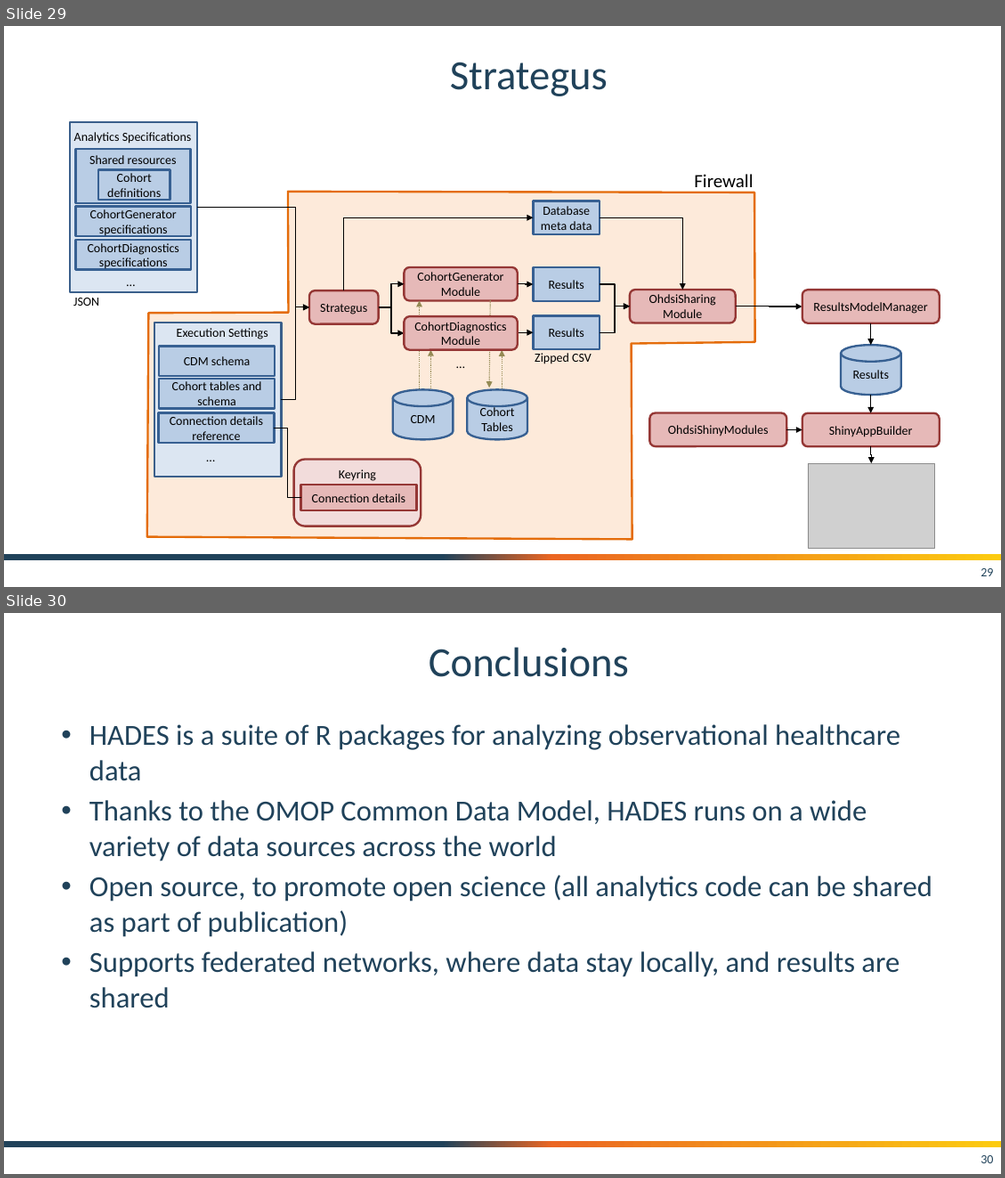
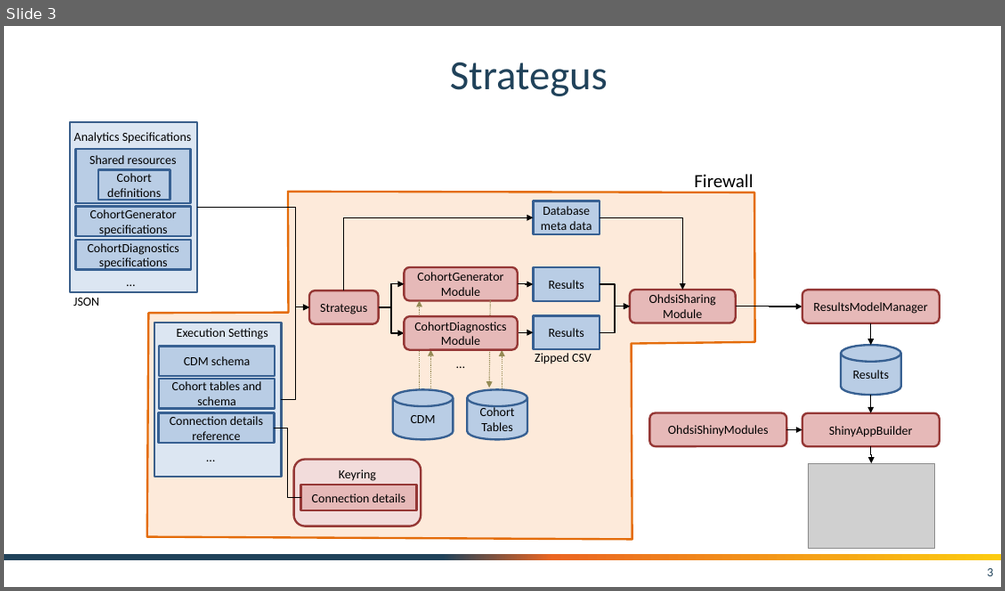
Before and after one commit to OHDSI/Tutorial-Hades, a slide deck: slides/Strategus.pptx. Shown one above the other, each under a label of ours: slides 29 and 30 before the commit, slide 3 after it. The pictures are 1005x1178 and 1005x591 pixels, drawn with LibreOffice and Linux fonts; fonts in the diff are those of the drawing; grey boxes stand for pictures; background and template pictures are left out. Boxes give left, top, right and bottom in pixels: in the first picture for what was removed or moved away, otherwise in the second. Text is boxed around its words. In the diff, an @@ line names an element or a change of style, - is before the commit and + after.

```diff
--- a/slides/Strategus.pptx
+++ b/slides/Strategus.pptx
@@ slide 30 removed at [4, 613, 1001, 1174], background #FFFFFF; not listed: 1 template element that a slide beside it also shows @@
@@ title removed at [429, 647, 629, 677] @@
-Conclusions
@@ text removed at [89, 724, 932, 1008] @@
-• HADES is a suite of R packages for analyzing observational healthcare data
-• Thanks to the OMOP Common Data Model, HADES runs on a wide variety of data sources across the world
-• Open source, to promote open science (all analytics code can be shared as part of publication)
-• Supports federated networks, where data stay locally, and results are shared
@@ page number removed at [980, 1155, 993, 1163] @@
-30
@@ what was slide 29 is now slide 3 @@
@@ page number at [987, 568, 993, 576]: text changed @@
-29
+3
```
Also in this commit, not shown: 2 slides added, 27 other slides removed, 3 other files.
